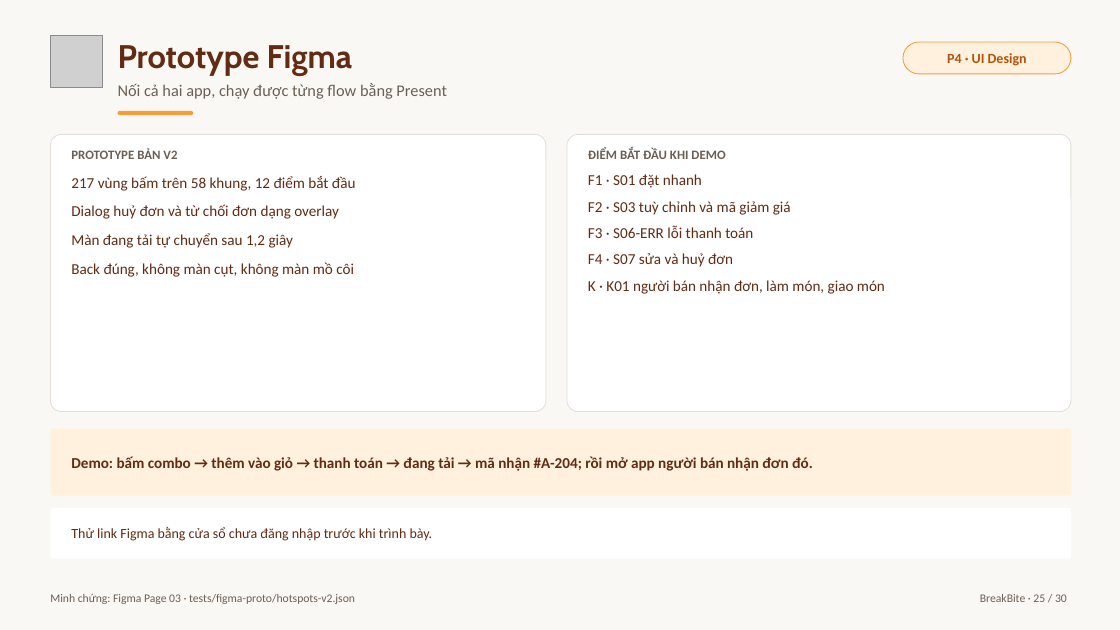
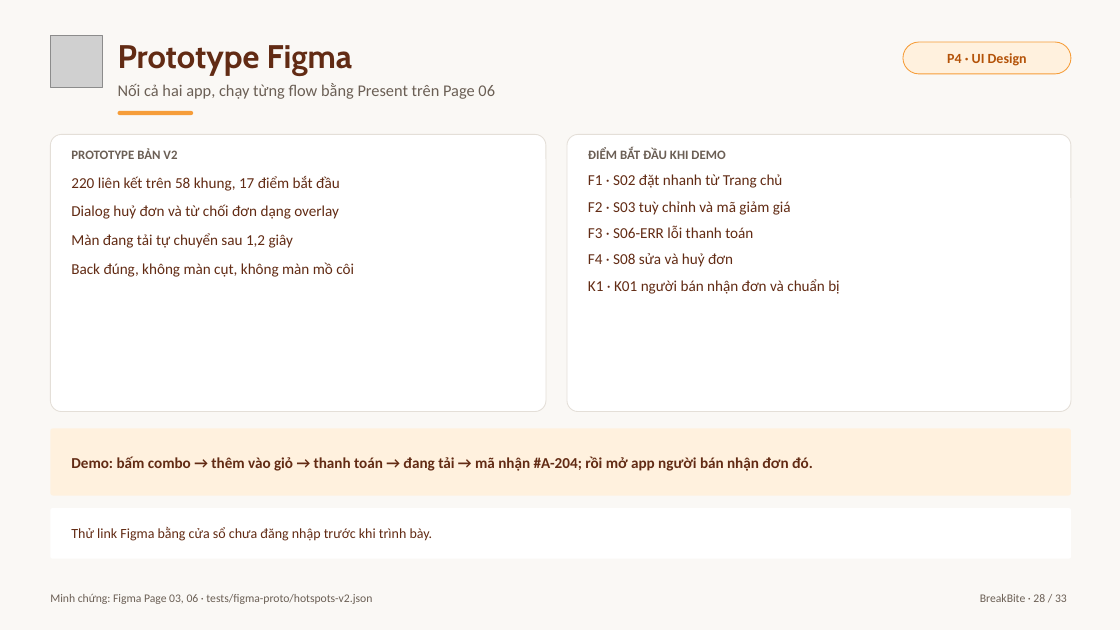
Before and after one commit to baonv0817/PRM323-Lab2-Group2, a slide deck: slide 28 of slides/BreakBite_Lab2_Presentation.pptx (slide 25 before the commit). Drawn at 1120x630 pixels with LibreOffice and Linux fonts; fonts in the diff are those of the drawing; grey boxes stand for pictures. Boxes give left, top, right and bottom in pixels: in the first picture for what was removed or moved away, otherwise in the second. Text is boxed around its words. In the diff, an @@ line names an element or a change of style, - is before the commit and + after.

Commit message:
Add pain point to screen mapping, Figma board slides and storyboard flows; deck now 33 slides

```diff
--- a/slides/BreakBite_Lab2_Presentation.pptx
+++ b/slides/BreakBite_Lab2_Presentation.pptx
@@ text at (118, 83, 495, 99): text changed @@
-Nối cả hai app, chạy được từng flow bằng Present
+Nối cả hai app, chạy từng flow bằng Present trên Page 06
@@ text at (71, 176, 340, 191): text changed @@
-217 vùng bấm trên 58 khung, 12 điểm bắt đầu
+220 liên kết trên 58 khung, 17 điểm bắt đầu
@@ text at (588, 174, 782, 188): text changed @@
-F1 · S01 đặt nhanh
+F1 · S02 đặt nhanh từ Trang chủ
@@ text at (588, 253, 839, 294): text changed @@
-F4 · S07 sửa và huỷ đơn
-K · K01 người bán nhận đơn, làm món, giao món
+F4 · S08 sửa và huỷ đơn
+K1 · K01 người bán nhận đơn và chuẩn bị
@@ text at (50, 594, 372, 604): text changed @@
-Minh chứng: Figma Page 03 · tests/figma-proto/hotspots-v2.json
+Minh chứng: Figma Page 03, 06 · tests/figma-proto/hotspots-v2.json
@@ text at (980, 594, 1067, 602): text changed @@
-BreakBite · 25 / 30
+BreakBite · 28 / 33
```
Also in this commit, not shown: 27 other slides changed, 4 slides added, 1 slide removed, 16 other files.
